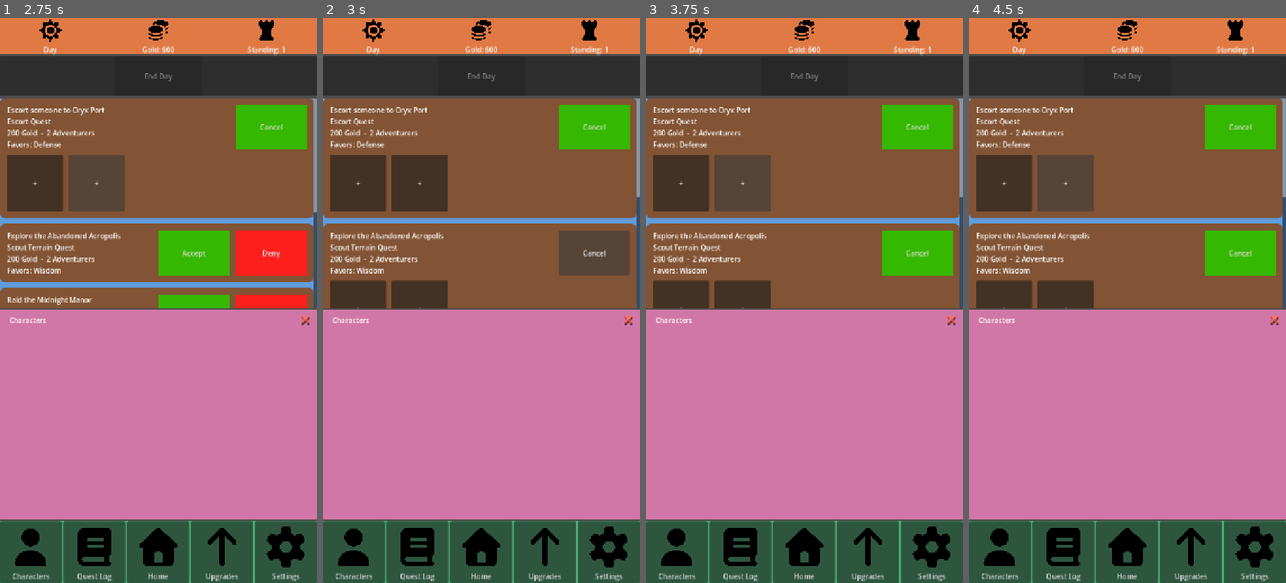
Above: before the commit, frames 1-4 (left to right).
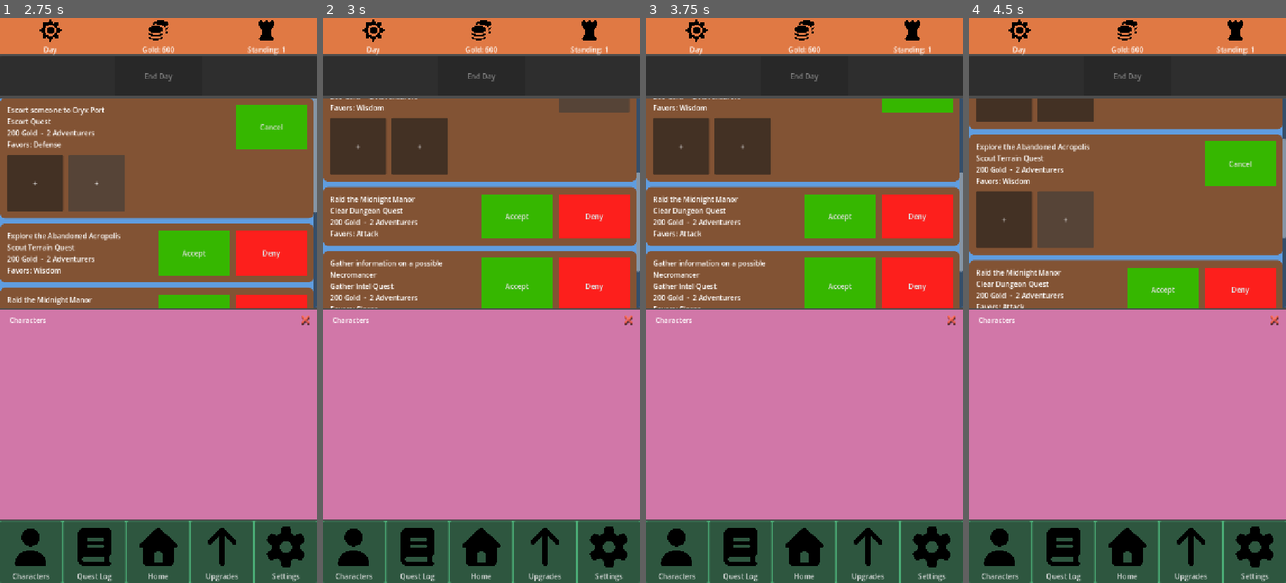
Above: after the commit, the same moments.

Repository: ActuallySanta/Fantasy-Guild-Manager
Game: Godot game, scene res://Scenes/UI/home_ui_prototype.tscn
Two runs of this game, one before a commit and one after it. Both use one fixed random seed, a clock stepped at 60 frames per second and the inputs below. The engine's default icon, where the game draws it, is replaced by a stand-in: a white triangle on a blue panel in a dark square.
Inputs:
- Up to frame 1 (2.75 s): click "Accept" at 0.5 s; click "+" at 1.25 s; click "+" at 2 s
- Up to frame 2 (3 s): click "Accept" at 2.75 s
- Up to frame 3 (3.75 s): click "+" at 3.5 s
- Up to frame 4 (4.5 s): click "+" at 4.25 s

Frame 1 is identical in both runs. In frame 2, 20% of the frame differs, in the area x 0-100%, y 14-52%; in frame 3, 20%; in frame 4, 19%.

Commit message:
Questing ui tweak

Diff:
--- a/Scripts/UI/quest_list.gd
+++ b/Scripts/UI/quest_list.gd
@@ -42,7 +42,29 @@
 	card.closed.connect(_on_quest_closed)
 	card.denied.connect(_on_quest_denied)
 	card.party_changed.connect(_on_party_changed)
+	# keep the quest you're filling in view when the roster opens under it
+	card.accepted.connect(func(_quest): _focus_card(card))
+	for slot in card.slots:
+		slot.pressed.connect(_focus_card.bind(card))
 	return card
+
+# The roster panel opens below the quest board and shrinks it, which can
+# push the quest you just accepted out of view. Once the layout has
+# settled, scroll so that card's top sits at the top of the board, keeping
+# its title and slots visible above the roster.
+func _focus_card(card: QuestCard) -> void:
+	var scroll := get_parent() as ScrollContainer
+	if scroll == null:
+		return
+	# wait for the roster to open and the card's slot row to lay out
+	await get_tree().process_frame
+	await get_tree().process_frame
+	if not is_instance_valid(card) or not card.visible:
+		return
+	scroll.scroll_vertical = int(card.position.y)
+	# if the card is near the bottom the scroll clamps, so at least make
+	# sure the whole card is on screen
+	scroll.ensure_control_visible(card)
 
 func _generate_quests() -> Array:
 	var quests := []
